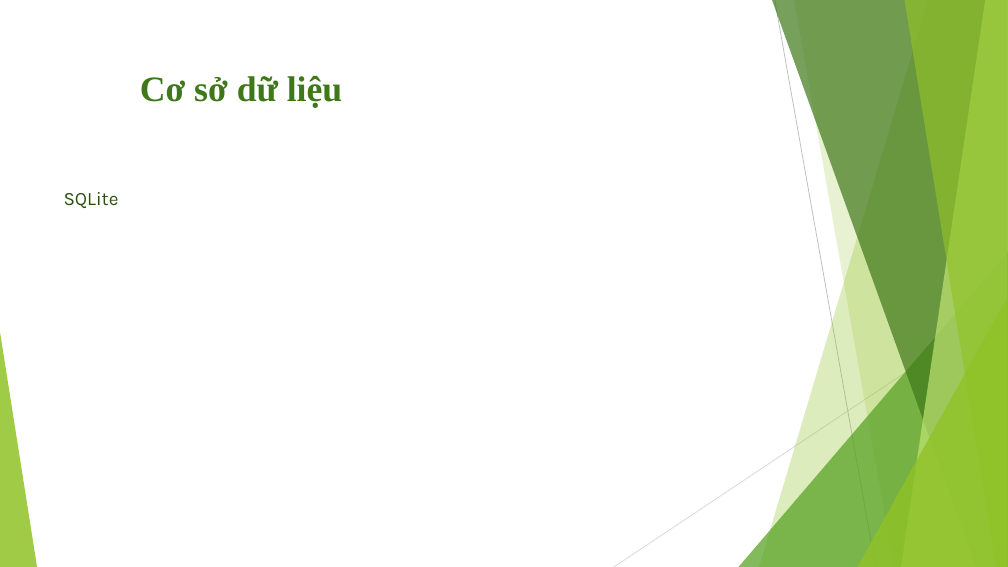
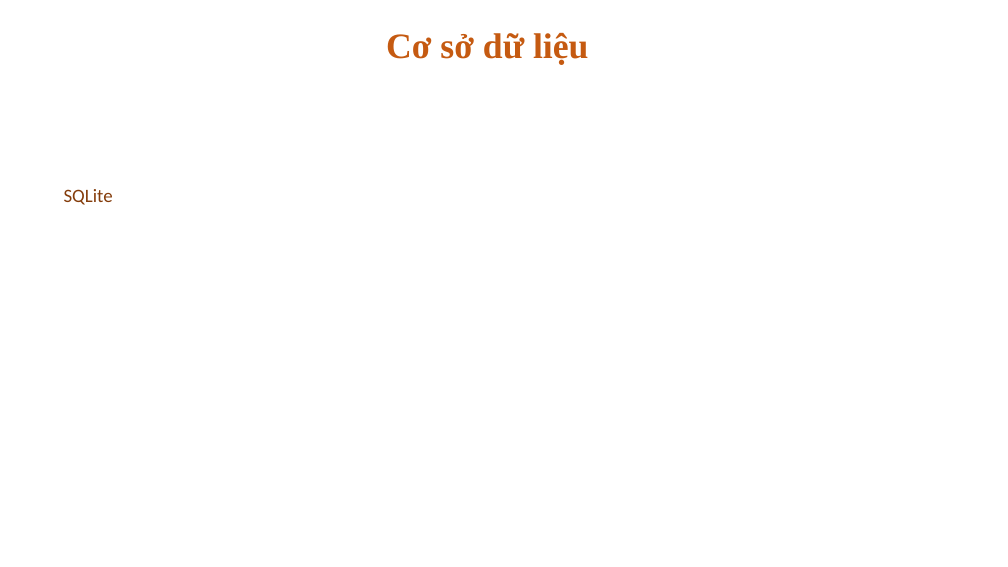
Before and after one commit to hungsoccerprince/XuanHung, a slide deck: slide 7 of DATN/DATN.pptx. Drawn at 1008x567 pixels with LibreOffice and Linux fonts; fonts in the diff are those of the drawing. Boxes give left, top, right and bottom in pixels: in the first picture for what was removed or moved away, otherwise in the second. Text is boxed around its words. In the diff, an @@ line names an element or a change of style, - is before the commit and + after.

```diff
--- a/DATN/DATN.pptx
+++ b/DATN/DATN.pptx
@@ title "Cơ sở dữ liệu" at box(386, 32, 588, 65): text colour #3F7819 to #C55A11; alignment left to centre; line spacing 1 to 0.9 @@
@@ text "SQLite" at box(64, 189, 113, 205): font Karla to Calibri, text colour #2A5010 to #843C0B; line spacing 1 to 0.9 @@
@@ group removed at box(0, 0, 1008, 567): 5 freeform shapes, 3 triangles, 2 lines @@
```
Also in this commit, not shown: 14 other slides changed, 1 slide added.
